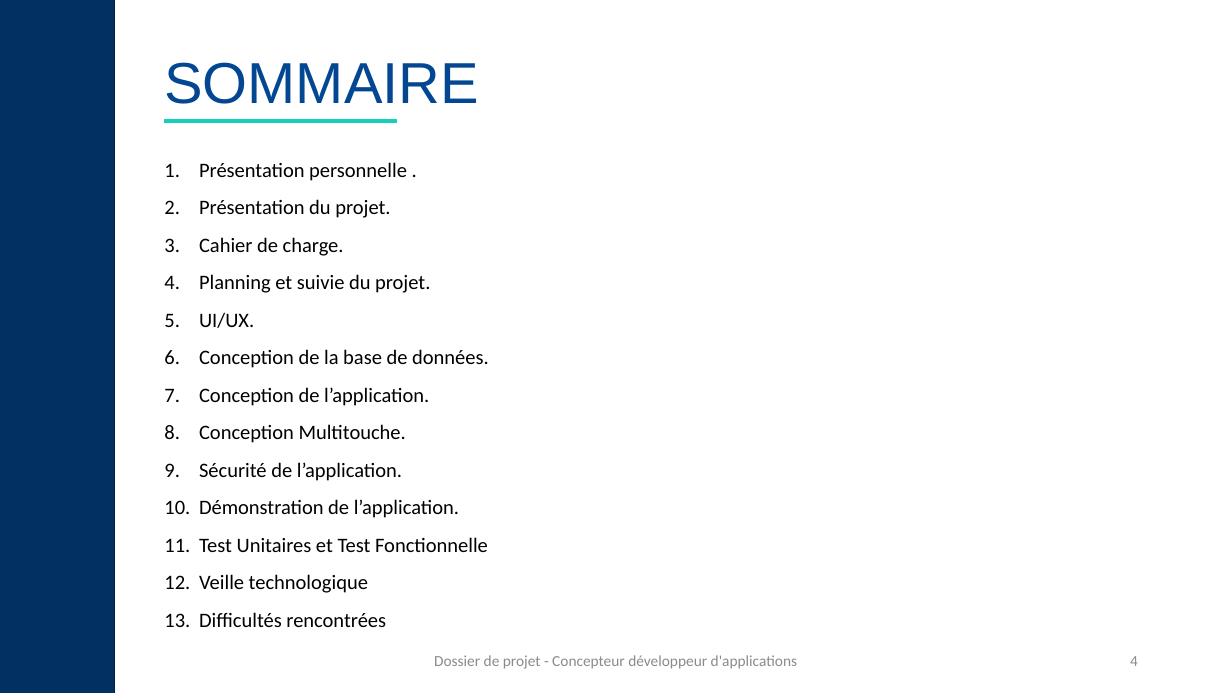
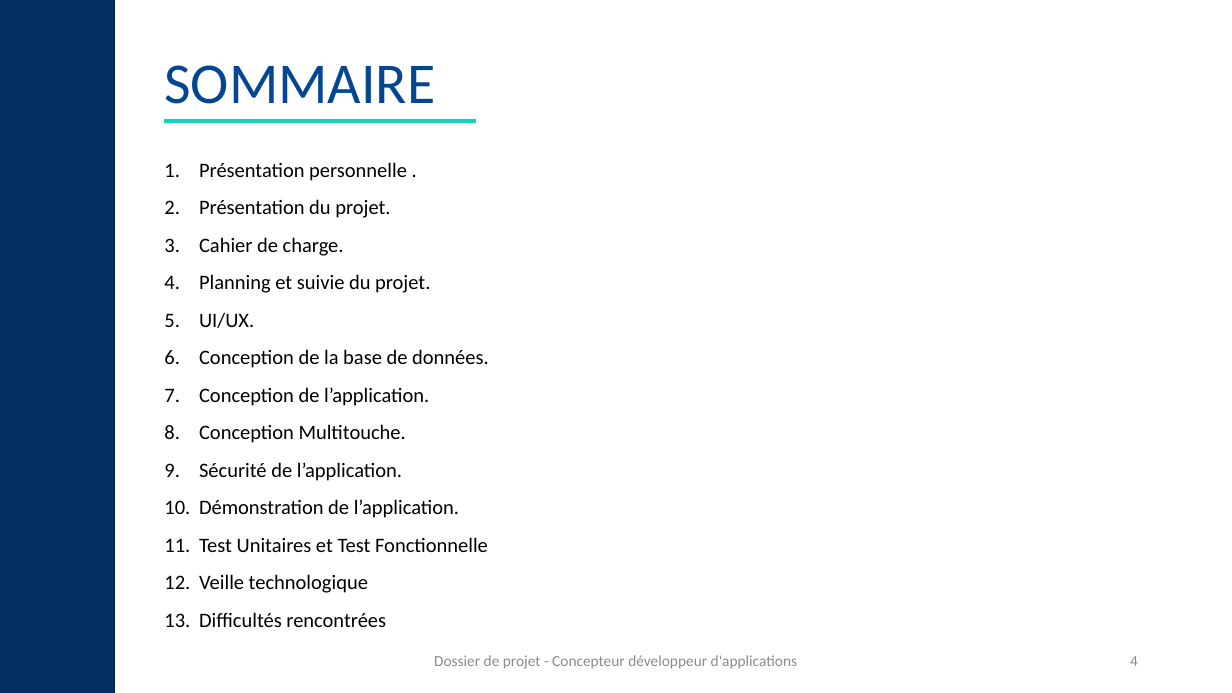
Before and after one commit to manelbenali06/BWM, a slide deck: slide 4 of back-end/docs/Réferentiels/Support-de-présentation-CDA-Modèle-à-compléter-nei8fp.pptx. Drawn at 1232x693 pixels with LibreOffice and Linux fonts; fonts in the diff are those of the drawing. Boxes give left, top, right and bottom in pixels: in the first picture for what was removed or moved away, otherwise in the second. Text is boxed around its words. In the diff, an @@ line names an element or a change of style, - is before the commit and + after.

```diff
--- a/back-end/docs/Réferentiels/Support-de-présentation-CDA-Modèle-à-compléter-nei8fp.pptx
+++ b/back-end/docs/Réferentiels/Support-de-présentation-CDA-Modèle-à-compléter-nei8fp.pptx
@@ title "SOMMAIRE" at box(164, 65, 435, 104): font Arial to Calibri @@
@@ line moved from (165, 121) - (397, 121) to (165, 121) - (476, 121) @@
```
Also in this commit, not shown: 19 other slides changed, 22 slides added, 8 other files.
